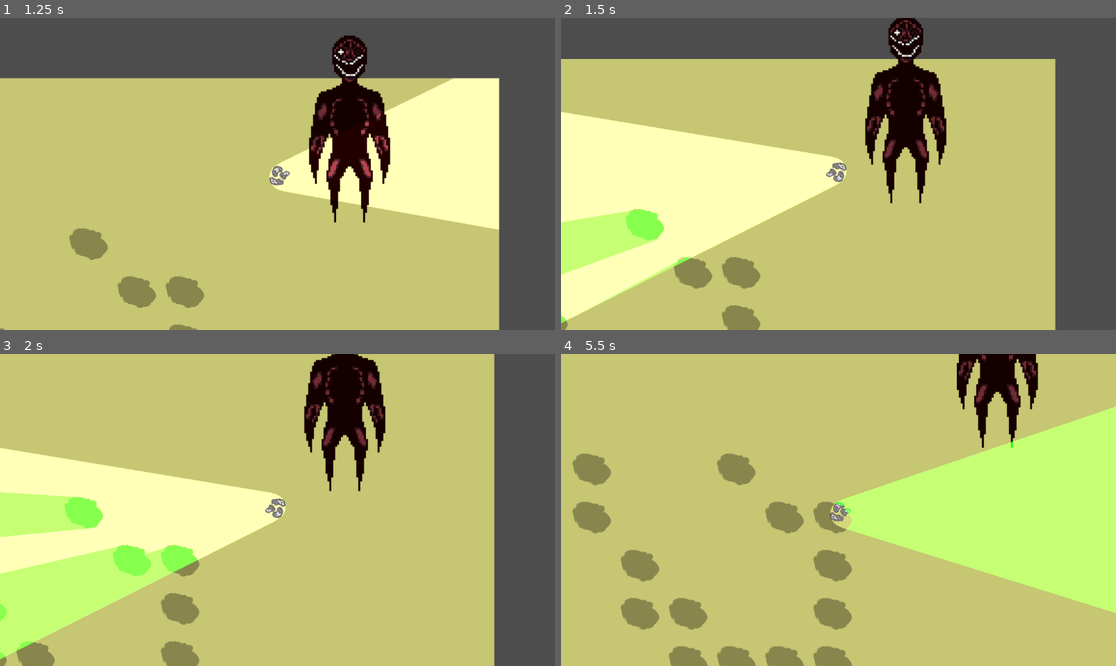
Above: before the commit, frames 1-4 (two rows, left to right).
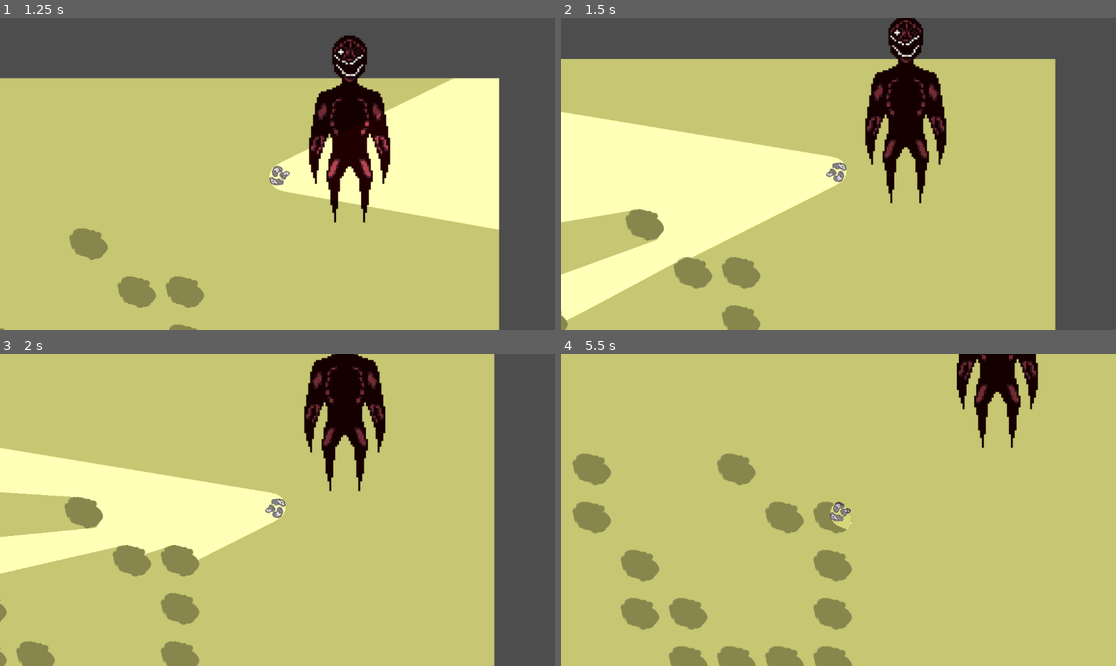
Above: after the commit, the same moments.

Repository: ChloeMayLikeCheese/GDD112-Group-Project
Game: Godot game, scene res://Scenes/backrooms_1.tscn
Same seed, same stepped clock (60 frames per second), same inputs: the game is played once before the commit and once after it.
Inputs (mouse positions are in pixels of both pictures, inside the frame that each line leads up to):
- Up to frame 1 (1.25 s): tap Enter at 0.5 s; move the mouse to (399, 158) at 0.52 s; hold D (Right) from 0.53 s (still down)
- Up to frame 2 (1.5 s): move the mouse to (727, 189) at 1.27 s; release D (Right) at 1.28 s; hold S (Down) from 1.28 s (still down)
- Up to frame 3 (2 s): keep holding S (Down)
- Up to frame 4 (5.5 s): move the mouse to (894, 441) at 2.02 s; release S (Down) at 2.03 s; hold D (Right) 2.03-2.78 s; move the mouse to (810, 572) at 2.77 s; hold W (Up) 2.78-3.53 s; move the mouse to (1005, 556) at 3.52 s; hold A (Left) 3.53-5.03 s; move the mouse to (672, 463) at 4.27 s; move the mouse to (866, 510) at 5.02 s; hold S (Down) from 5.03 s (still down)

Frame 1 is identical in both runs. In frame 2, 2.5% of the frame differs, in the area x 0-24%, y 61-98%; in frame 3, 8.3%; in frame 4, 19%, in the area x 49-100%, y 16-84%.
Error before the commit: Attempt to call function 'get_overlapping_bodies' in base 'null instance' on a null instance. (res://Creatures/character.gd:13)

Commit message:
Remove disfunctional code

Diff:
--- a/Creatures/character.gd
+++ b/Creatures/character.gd
@@ -10,9 +10,6 @@
 	velocity = direction * speed
 	move_and_slide()
 
-	for body in $Area2D.get_overlapping_bodies():
-		if "interact_with_light" in body:
-			body.interact_with_light()
 #pause menu (from a youtube tutorial from Gwizz
 	if Input.is_action_just_pressed("Pause"):
 		pausemenu()
--- a/Scenes/flashlight.tscn
+++ b/Scenes/flashlight.tscn
@@ -7,6 +7,5 @@
 [node name="PointLight2D" type="PointLight2D" parent="."]
 energy = 0.6
 shadow_enabled = true
-shadow_color = Color(0, 1, 0, 1)
 texture = ExtResource("1_j8qe6")
 offset = Vector2(400, 0)
Not shown, added: Textures/Tileset/Mosspatch1.png.import
Not shown, added: Textures/Tileset/Mosspatch2.png.import
Not shown, added: Textures/Tileset/bigmoss.png.import
